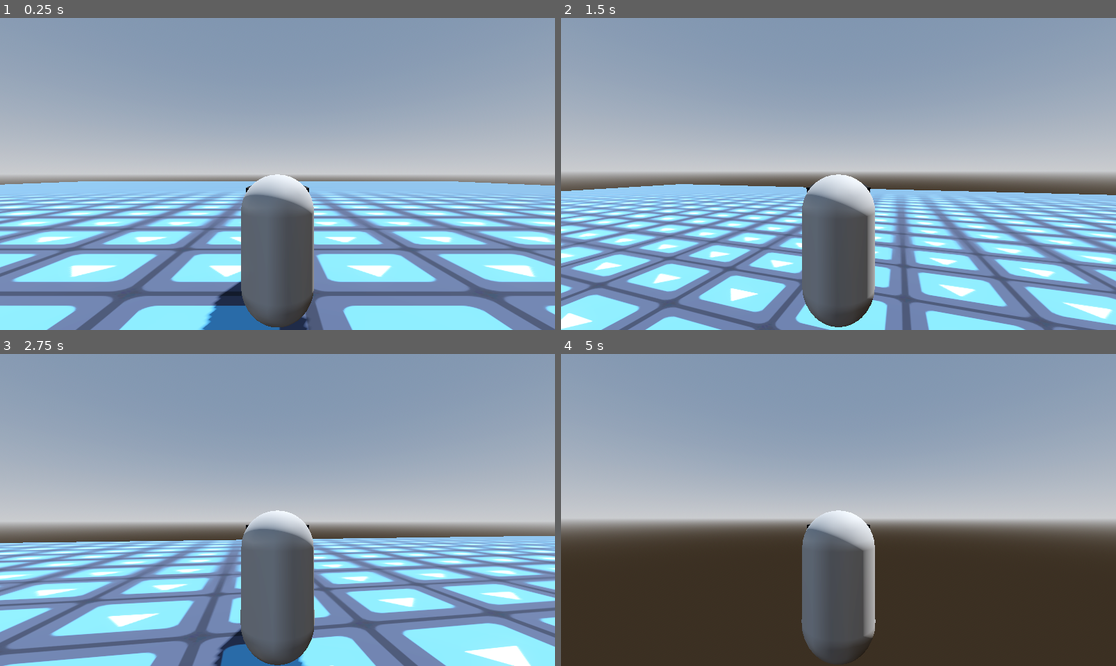
Above: before the commit, frames 1-4 (two rows, left to right).
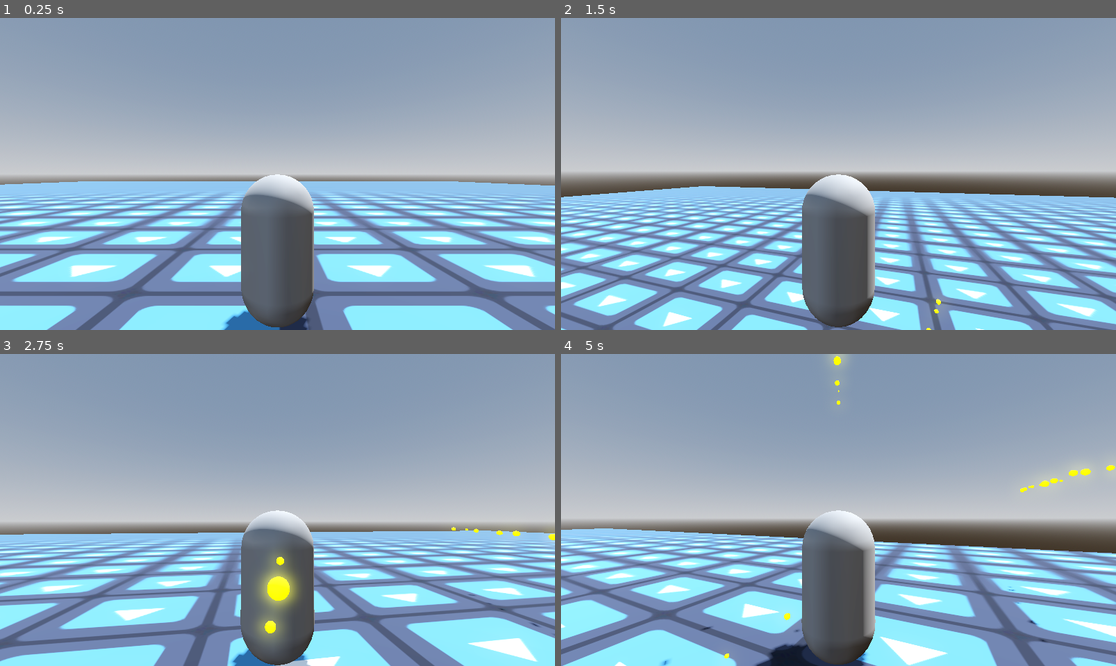
Above: after the commit, the same moments.

Repository: Feastgem/Game_game
Game: Godot game, scene res://assets/scenes/world.tscn
Two runs of this game, one before a commit and one after it. Both use one fixed random seed, a clock stepped at 60 frames per second and the inputs below. The engine's default icon, where the game draws it, is replaced by a stand-in: a white triangle on a blue panel in a dark square.
Inputs (mouse positions are in pixels of both pictures, inside the frame that each line leads up to):
- Up to frame 1 (0.25 s): no input
- Up to frame 2 (1.5 s): tap Enter (ui_accept) at 0.5 s; move the mouse to (866, 174) at 0.52 s; hold W (up) from 0.53 s (still down); click (866, 174) at 0.6 s; tap Space (jump) at 0.77, 1.07 s; tap F (fly, bound only after the commit) at 0.8, 1.35 s; move the mouse to (810, 174) at 1.27 s
- Up to frame 3 (2.75 s): keep holding W (up); tap Space (jump) at 1.52, 1.55, 1.82 s; move the mouse to (288, 503) at 2.02 s; hold Space (jump) from 2.03 s (still down); click (288, 503) at 2.3 s
- Up to frame 4 (5 s): keep holding W (up); move the mouse to (832, 516) at 2.77 s; release Space (jump) at 2.78 s; click (832, 516) at 2.85 s; tap Space (jump) at 3.02, 3.32, 4.52, 4.82 s; tap F (fly, bound only after the commit) at 3.05, 3.6 s; move the mouse to (877, 513) at 3.52 s; hold Space (jump) 3.53-4.28 s; move the mouse to (794, 506) at 4.27 s; click (794, 506) at 4.35 s

The runs differ from the first frame. In frame 1, 0.7% of the frame differs, in the area x 36-56%, y 53-100%; in frame 2, 25%; in frame 3, 23%; in frame 4, 36%, in the area x 0-100%, y 0-100%.

Commit message:
v2

Diff:
--- /dev/null
+++ b/game-project/assets/scenes/bullet.tscn
@@ -0,0 +1,85 @@
+[gd_scene format=3 uid="uid://trplquwuqvck"]
+
+[ext_resource type="Script" uid="uid://e34jikpubmxt" path="res://assets/scripts/bullet.gd" id="1_8hx1n"]
+[ext_resource type="Script" uid="uid://dtfk5118tmaxd" path="res://assets/scripts/states/Hitbox.gd" id="2_0t1ha"]
+
+[sub_resource type="SphereShape3D" id="SphereShape3D_w7fbq"]
+radius = 0.01
+
+[sub_resource type="StandardMaterial3D" id="StandardMaterial3D_vmqvy"]
+albedo_color = Color(1, 0.7058824, 0.16078432, 1)
+emission_enabled = true
+emission = Color(1, 0.654902, 0, 1)
+emission_energy_multiplier = 5.0
+
+[sub_resource type="SphereMesh" id="SphereMesh_gbu34"]
+material = SubResource("StandardMaterial3D_vmqvy")
+radius = 0.05
+height = 0.1
+
+[sub_resource type="SphereShape3D" id="SphereShape3D_2axtw"]
+radius = 0.05
+
+[sub_resource type="Gradient" id="Gradient_8hx1n"]
+offsets = PackedFloat32Array(0, 0.30769232, 0.7692308, 1)
+colors = PackedColorArray(1, 0.9882353, 0, 1, 1, 0.6509804, 0.043137256, 1, 1, 0.41568628, 0, 1, 0, 0, 0, 1)
+
+[sub_resource type="GradientTexture1D" id="GradientTexture1D_0t1ha"]
+gradient = SubResource("Gradient_8hx1n")
+
+[sub_resource type="Curve" id="Curve_r60kj"]
+_data = [Vector2(0, 0.68539333), 0.0, 0.0, 0, 0, Vector2(0.3076923, 1), 0.0, 0.0, 0, 0, Vector2(1, 0.30337083), 0.0, 0.0, 0, 0]
+point_count = 3
+
+[sub_resource type="CurveTexture" id="CurveTexture_qf0yw"]
+curve = SubResource("Curve_r60kj")
+
+[sub_resource type="ParticleProcessMaterial" id="ParticleProcessMaterial_0r4bi"]
+lifetime_randomness = 0.28
+emission_shape = 1
+emission_sphere_radius = 0.05
+gravity = Vector3(0, -0.05, 0)
+scale_min = 5.0
+scale_max = 20.0
+scale_curve = SubResource("CurveTexture_qf0yw")
+color_ramp = SubResource("GradientTexture1D_0t1ha")
+
+[sub_resource type="StandardMaterial3D" id="StandardMaterial3D_pacmr"]
+vertex_color_use_as_albedo = true
+albedo_color = Color(1, 0.63529414, 0.03137255, 1)
+emission_enabled = true
+emission = Color(1, 0.6745098, 0, 1)
+emission_energy_multiplier = 16.0
+
+[sub_resource type="SphereMesh" id="SphereMesh_x0qvn"]
+material = SubResource("StandardMaterial3D_pacmr")
+radius = 0.004
+height = 0.008
+
+[node name="bullet" type="CharacterBody3D" unique_id=355957662]
+transform = Transform3D(50, 0, 0, 0, 50, 0, 0, 0, 50, 0, 0, 0)
+script = ExtResource("1_8hx1n")
+metadata/_custom_type_script = "uid://e34jikpubmxt"
+
+[node name="CollisionShape3D" type="CollisionShape3D" parent="." unique_id=164755811]
+shape = SubResource("SphereShape3D_w7fbq")
+
+[node name="MeshInstance3D" type="MeshInstance3D" parent="." unique_id=740935205]
+mesh = SubResource("SphereMesh_gbu34")
+
+[node name="Timer" type="Timer" parent="." unique_id=1908174567]
+
+[node name="Hitbox" type="Area3D" parent="." unique_id=1766820347]
+script = ExtResource("2_0t1ha")
+metadata/_custom_type_script = "uid://dtfk5118tmaxd"
+
+[node name="CollisionShape3D" type="CollisionShape3D" parent="Hitbox" unique_id=1406946037]
+shape = SubResource("SphereShape3D_2axtw")
+
+[node name="GPUParticles3D" type="GPUParticles3D" parent="." unique_id=660763020]
+amount = 20
+amount_ratio = 0.95
+process_material = SubResource("ParticleProcessMaterial_0r4bi")
+draw_pass_1 = SubResource("SphereMesh_x0qvn")
+
+[connection signal="timeout" from="Timer" to="." method="_on_timer_timeout"]
--- a/game-project/assets/scenes/enemy.tscn
+++ b/game-project/assets/scenes/enemy.tscn
@@ -1,6 +1,6 @@
 [gd_scene format=3 uid="uid://bssv6xclk5u2k"]
 
-[ext_resource type="Script" uid="uid://dtfk5118tmaxd" path="res://assets/scripts/Hitbox.gd" id="1_kvq5h"]
+[ext_resource type="Script" uid="uid://dtfk5118tmaxd" path="res://assets/scripts/states/Hitbox.gd" id="1_kvq5h"]
 
 [sub_resource type="SphereMesh" id="SphereMesh_55kjn"]
 
@@ -18,6 +18,7 @@
 
 [node name="Hitbox" type="Area3D" parent="." unique_id=550414875]
 script = ExtResource("1_kvq5h")
+damage = 50
 metadata/_custom_type_script = "uid://dtfk5118tmaxd"
 
 [node name="CollisionShape3D" type="CollisionShape3D" parent="Hitbox" unique_id=1953045493]
--- a/game-project/assets/scenes/player.tscn
+++ b/game-project/assets/scenes/player.tscn
@@ -1,13 +1,15 @@
 [gd_scene format=3 uid="uid://cpn80hpg21jkk"]
 
-[ext_resource type="Script" uid="uid://cqpue58lau50l" path="res://assets/scripts/player.gd" id="1_14505"]
-[ext_resource type="Script" uid="uid://bi4f4nse41hd6" path="res://assets/scripts/Health.gd" id="1_rwm0n"]
-[ext_resource type="Script" uid="uid://6337rh4p2bdt" path="res://assets/scripts/state_machine.gd" id="3_4wcc8"]
-[ext_resource type="Script" uid="uid://kamw1iyv1d4l" path="res://assets/scripts/Hurtbox.gd" id="3_14505"]
-[ext_resource type="Script" uid="uid://6olhrquouxvp" path="res://assets/scripts/player/walk_state_player.gd" id="4_8sknh"]
-[ext_resource type="Script" uid="uid://dl70g12wucp8h" path="res://assets/scripts/player/jump_state_player.gd" id="5_0hrit"]
-[ext_resource type="Script" uid="uid://byxn5gknwhq38" path="res://assets/scripts/player/idle_state_player.gd" id="6_o5c66"]
-[ext_resource type="Script" uid="uid://c1k6oixh0sjhb" path="res://assets/scripts/player/dead_player.gd" id="7_tc801"]
+[ext_resource type="Script" uid="uid://cqpue58lau50l" path="res://assets/scripts/states/player.gd" id="1_14505"]
+[ext_resource type="Script" uid="uid://bi4f4nse41hd6" path="res://assets/scripts/states/Health.gd" id="1_rwm0n"]
+[ext_resource type="Script" uid="uid://kamw1iyv1d4l" path="res://assets/scripts/states/Hurtbox.gd" id="3_14505"]
+[ext_resource type="Script" uid="uid://b558jlrvpt1vh" path="res://assets/scripts/states/state_machine.gd" id="4_o5c66"]
+[ext_resource type="Script" uid="uid://c1k6oixh0sjhb" path="res://assets/scripts/states/player/dead_player.gd" id="5_tc801"]
+[ext_resource type="Script" uid="uid://6olhrquouxvp" path="res://assets/scripts/states/player/walk_state_player.gd" id="6_60g6h"]
+[ext_resource type="Script" uid="uid://dl70g12wucp8h" path="res://assets/scripts/states/player/jump_state_player.gd" id="7_hrrj1"]
+[ext_resource type="Script" uid="uid://byxn5gknwhq38" path="res://assets/scripts/states/player/idle_state_player.gd" id="8_c6vv5"]
+[ext_resource type="Script" uid="uid://ifdc1am7f1qr" path="res://assets/scripts/states/player/fly_player.gd" id="9_60g6h"]
+[ext_resource type="Script" uid="uid://d0vs35kgpu6cw" path="res://assets/scripts/states/player/fall_player.gd" id="10_hrrj1"]
 
 [sub_resource type="CapsuleMesh" id="CapsuleMesh_ysycn"]
 
@@ -22,6 +24,108 @@
 radius = 0.7
 height = 2.2
 
+[sub_resource type="Animation" id="Animation_60g6h"]
+length = 0.001
+tracks/0/type = "value"
+tracks/0/imported = false
+tracks/0/enabled = true
+tracks/0/path = NodePath("camera pivot/camera:position")
+tracks/0/interp = 1
+tracks/0/loop_wrap = true
+tracks/0/keys = {
+"times": PackedFloat32Array(0),
+"transitions": PackedFloat32Array(1),
+"update": 0,
+"values": [Vector3(0, 1.0063038, 2.822686)]
+}
+tracks/1/type = "value"
+tracks/1/imported = false
+tracks/1/enabled = true
+tracks/1/path = NodePath("MeshInstance3D:visible")
+tracks/1/interp = 1
+tracks/1/loop_wrap = true
+tracks/1/keys = {
+"times": PackedFloat32Array(0),
+"transitions": PackedFloat32Array(1),
+"update": 1,
+"values": [true]
+}
+tracks/2/type = "value"
+tracks/2/imported = false
+tracks/2/enabled = true
+tracks/2/path = NodePath("MeshInstance3D/MeshInstance3D:visible")
+tracks/2/interp = 1
+tracks/2/loop_wrap = true
+tracks/2/keys = {
+"times": PackedFloat32Array(0),
+"transitions": PackedFloat32Array(1),
+"update": 1,
+"values": [true]
+}
+
+[sub_resource type="Animation" id="Animation_hrrj1"]
+resource_name = "dead"
+tracks/0/type = "value"
+tracks/0/imported = false
+tracks/0/enabled = true
+tracks/0/path = NodePath("MeshInstance3D:visible")
+tracks/0/interp = 1
+tracks/0/loop_wrap = true
+tracks/0/keys = {
+"times": PackedFloat32Array(0, 1),
+"transitions": PackedFloat32Array(1, 1),
+"update": 1,
+"values": [true, false]
+}
+tracks/1/type = "value"
+tracks/1/imported = false
+tracks/1/enabled = true
+tracks/1/path = NodePath("MeshInstance3D/MeshInstance3D:visible")
+tracks/1/interp = 1
+tracks/1/loop_wrap = true
+tracks/1/keys = {
+"times": PackedFloat32Array(0, 1),
+"transitions": PackedFloat32Array(1, 1),
+"update": 1,
+"values": [true, false]
+}
+
+[sub_resource type="Animation" id="Animation_c6vv5"]
+resource_name = "fly"
+
+[sub_resource type="Animation" id="Animation_nh07x"]
+resource_name = "idle"
+length = 5.0
+loop_mode = 1
+tracks/0/type = "value"
+tracks/0/imported = false
+tracks/0/enabled = true
+tracks/0/path = NodePath("camera pivot/camera:position")
+tracks/0/interp = 1
+tracks/0/loop_wrap = true
+tracks/0/keys = {
+"times": PackedFloat32Array(0.0009999999, 2.5, 5),
+"transitions": PackedFloat32Array(1, 1, 1),
+"update": 0,
+"values": [Vector3(0, 1.0063038, 2.822686), Vector3(0, 1.1751437, 2.822686), Vector3(0, 1.0063038, 2.822686)]
+}
+
+[sub_resource type="Animation" id="Animation_00pic"]
+resource_name = "jump"
+
+[sub_resource type="Animation" id="Animation_0bskb"]
+resource_name = "walk"
+
+[sub_resource type="AnimationLibrary" id="AnimationLibrary_1dmvh"]
+_data = {
+&"RESET": SubResource("Animation_60g6h"),
+&"dead": SubResource("Animation_hrrj1"),
+&"fly": SubResource("Animation_c6vv5"),
+&"idle": SubResource("Animation_nh07x"),
+&"jump": SubResource("Animation_00pic"),
+&"walk": SubResource("Animation_0bskb")
+}
+
 [node name="CharacterBody3D" type="CharacterBody3D" unique_id=280842506]
 script = ExtResource("1_14505")
 speed = 7.5
@@ -31,7 +135,7 @@
 mesh = SubResource("CapsuleMesh_ysycn")
 
 [node name="MeshInstance3D" type="MeshInstance3D" parent="MeshInstance3D" unique_id=841541806]
-transform = Transform3D(1, 0, 0, 0, 1, 0, 0, 0, 1, 0, 0.28721213, -0.86917484)
+transform = Transform3D(0.6424316, 0, 0, 0, 0.23337944, 0, 0, 0, 0.25355354, 0, 0.28721213, -0.48543406)
 mesh = SubResource("BoxMesh_o5c66")
 surface_material_override/0 = SubResource("StandardMaterial3D_tc801")
 
@@ -47,6 +151,9 @@
 [node name="camera" type="Camera3D" parent="camera pivot" unique_id=115123206]
 transform = Transform3D(1, 0, 0, 0, 1, 0, 0, 0, 1, 0, 1.0063038, 2.822686)
 
+[node name="Node3D" type="Node3D" parent="camera pivot" unique_id=178311008]
+transform = Transform3D(1, 0, 0, 0, 1, 0, 0, 0, 1, 0, 0.28772894, -0.87562037)
+
 [node name="Hurtbox" type="Area3D" parent="." unique_id=1781574713]
 script = ExtResource("3_14505")
 metadata/_custom_type_script = "uid://kamw1iyv1d4l"
@@ -54,26 +161,37 @@
 [node name="CollisionPolygon3D" type="CollisionShape3D" parent="Hurtbox" unique_id=1565200295]
 shape = SubResource("CapsuleShape3D_4wcc8")
 
-[node name="state_machine" type="Node" parent="." unique_id=1746005948 node_paths=PackedStringArray("init_state")]
-script = ExtResource("3_4wcc8")
+[node name="state_machine" type="Node" parent="." unique_id=217374526 node_paths=PackedStringArray("init_state")]
+script = ExtResource("4_o5c66")
 init_state = NodePath("idle_player")
-metadata/_custom_type_script = "uid://6337rh4p2bdt"
+metadata/_custom_type_script = "uid://b558jlrvpt1vh"
 
-[node name="player_walk" type="Node" parent="state_machine" unique_id=115020291]
-script = ExtResource("4_8sknh")
+[node name="dead_player" type="Node" parent="state_machine" unique_id=1598962536]
+script = ExtResource("5_tc801")
+metadata/_custom_type_script = "uid://c1k6oixh0sjhb"
+
+[node name="player_walk" type="Node" parent="state_machine" unique_id=283449493]
+script = ExtResource("6_60g6h")
 metadata/_custom_type_script = "uid://6olhrquouxvp"
 
-[node name="jump_player" type="Node" parent="state_machine" unique_id=166158458]
-script = ExtResource("5_0hrit")
+[node name="jump_player" type="Node" parent="state_machine" unique_id=2138335845]
+script = ExtResource("7_hrrj1")
 metadata/_custom_type_script = "uid://dl70g12wucp8h"
 
-[node name="idle_player" type="Node" parent="state_machine" unique_id=1262820385]
-script = ExtResource("6_o5c66")
+[node name="idle_player" type="Node" parent="state_machine" unique_id=727442088]
+script = ExtResource("8_c6vv5")
 metadata/_custom_type_script = "uid://byxn5gknwhq38"
 
-[node name="dead_player" type="Node" parent="state_machine" unique_id=1768822202]
-script = ExtResource("7_tc801")
-metadata/_custom_type_script = "uid://c1k6oixh0sjhb"
+[node name="fly_player" type="Node" parent="state_machine" unique_id=325727896]
+script = ExtResource("9_60g6h")
+metadata/_custom_type_script = "uid://ifdc1am7f1qr"
+
+[node name="fall_player" type="Node" parent="state_machine" unique_id=780526047]
+script = ExtResource("10_hrrj1")
+metadata/_custom_type_script = "uid://d0vs35kgpu6cw"
+
+[node name="AnimationPlayer" type="AnimationPlayer" parent="." unique_id=1305656851]
+libraries/ = SubResource("AnimationLibrary_1dmvh")
 
 [connection signal="health_is_null" from="Health" to="state_machine" method="_on_health_health_is_null"]
 [connection signal="hit_taken" from="Hurtbox" to="Health" method="_on_hurtbox_hit_taken"]
--- /dev/null
+++ b/game-project/assets/scripts/bullet.gd
@@ -0,0 +1,9 @@
+extends CharacterBody3D
+class_name bullet
+
+var speed=10
+func _process(delta):
+	position += transform.basis * Vector3(0,0,-speed) * delta
+
+func _on_timer_timeout() -> void:
+	queue_free()
--- /dev/null
+++ b/game-project/assets/scripts/states/Health.gd
@@ -0,0 +1,29 @@
+class_name Health
+extends Node
+
+signal health_changed
+signal health_is_null
+
+@export var max_health: int = 100
+var health: int : set = set_health , get = get_health
+
+func _ready() -> void:
+	set_health(max_health)
+
+func set_health(value: int):
+	if value<= max_health:
+		health = value
+		health = clampi(value, 0 , max_health)
+		health_changed.emit(health)
+	if health <=0:
+		health_is_null.emit()
+	print(health)
+
+
+func get_health():
+	return health
+
+
+func _on_hurtbox_hit_taken(value: int) -> void:
+	var _damage: int = health - value
+	set_health(_damage)
--- /dev/null
+++ b/game-project/assets/scripts/states/Hitbox.gd
@@ -0,0 +1,4 @@
+class_name Hitbox
+extends Area3D
+
+@export var damage: int = 10
--- /dev/null
+++ b/game-project/assets/scripts/states/Hurtbox.gd
@@ -0,0 +1,11 @@
+class_name Hurtbox
+extends Area3D
+
+signal hit_taken
+func _ready() -> void:
+	connect("area_entered", _on_area_entered)
+
+func _on_area_entered(hitbox: Hitbox):
+	if hitbox != null:
+		var _damage: int = hitbox.damage
+		hit_taken.emit(_damage)
--- /dev/null
+++ b/game-project/assets/scripts/states/player.gd
@@ -0,0 +1,32 @@
+extends CharacterBody3D
+@onready var camera_pivot: Node3D = $"camera pivot"
+@export var camera_sensitvity: float = 0.005
+@export var speed :float = 20
+@export var jump: float = 10
+@onready var animation_player: AnimationPlayer = $AnimationPlayer
+@onready var bullet_spawn: Node3D = $"camera pivot/Node3D"
+var Bullet = load("res://assets/scenes/bullet.tscn")
+var flight: bool = false
+var direction : Vector3
+func _ready() -> void:
+	Input.set_mouse_mode(Input.MOUSE_MODE_CAPTURED)
+func _physics_process(delta: float) -> void:
+	if not is_on_floor() and not flight:
+		velocity.y -= 9.8 * delta
+	if Input.is_action_just_pressed("quit"):
+		get_tree().quit()
+	var input_dir : = Input.get_vector("left", "right", "up", "down")
+	var direction_u := (transform.basis * Vector3(input_dir.x, 0, input_dir.y)).normalized()
+	direction = direction_u
+	move_and_slide()
+	if Input.is_action_just_pressed("click"):
+		print('att')
+		var instance= Bullet.instantiate()
+		instance.position=bullet_spawn.global_position
+		instance.transform.basis=bullet_spawn.global_transform.basis
+		get_parent().add_child(instance)
+func _unhandled_input(event: InputEvent) -> void:
+	if event is InputEventMouseMotion:
+		rotation.y -= event.relative.x * camera_sensitvity
+		camera_pivot.rotation.x -= event.relative.y * camera_sensitvity
+		camera_pivot.rotation.x = clamp(camera_pivot.rotation.x, -PI/2, PI/4)
--- /dev/null
+++ b/game-project/assets/scripts/states/player/dead_player.gd
@@ -0,0 +1,10 @@
+extends state
+
+class_name dead_player
+
+func enter_state():
+	print("entering death")
+	var character = statemachine.get_parent()
+	character.velocity.x =0
+	character.velocity.z = 0
+	character.animation_player.play('dead')
--- /dev/null
+++ b/game-project/assets/scripts/states/player/fall_player.gd
@@ -0,0 +1,21 @@
+extends state
+class_name fall_player
+
+func enter_state():
+	print("falling")
+
+func physics_update(delta: float):
+	var character = statemachine.get_parent()
+	if character.direction:
+		character.velocity.x = character.direction.x * character.speed
+		character.velocity.z = character.direction.z * character.speed
+	else:
+		character.velocity.x = move_toward(character.velocity.x, 0, character.speed)
+		character.velocity.z = move_toward(character.velocity.z, 0, character.speed)
+	if character.is_on_floor() and character.velocity.y >= 0:
+		if character.direction:
+			statemachine.change_state('player_walk')
+		else:
+			statemachine.change_state('idle_player')
+	if Input.is_action_just_pressed("fly"):
+		statemachine.change_state('fly_player')
--- /dev/null
+++ b/game-project/assets/scripts/states/player/fly_player.gd
@@ -0,0 +1,36 @@
+extends state
+class_name fly_player
+var time:bool
+var dir : bool
+func enter_state():
+	print('fly')
+	var character = statemachine.get_parent()
+	character.velocity.y += 50
+	character.flight = true
+	time = true
+
+func physics_update(delta: float):
+	var character = statemachine.get_parent()
+	if Input.is_action_pressed("jump"):
+		character.velocity.y = character.jump
+		dir = true
+
+	else:character.velocity.y = move_toward(character.velocity.y, 0, 5)
+	if character.direction:
+		character.velocity.x = character.direction.x * character.speed
+		character.velocity.z = character.direction.z * character.speed
+	else:
+		character.velocity.x = move_toward(character.velocity.x, 0, character.speed)
+		character.velocity.z = move_toward(character.velocity.z, 0, character.speed)
+	if Input.is_action_pressed("fly_down"):
+		character.velocity.y = -character.jump
+		dir = true
+	if Input.is_action_just_pressed("fly") and not time:
+		character.flight = false
+		if not character.is_on_floor:
+			if character.direction:
+				statemachine.change_state('player_walk')
+			else:
+				statemachine.change_state('idle_player')
+		else: statemachine.change_state('fall_player')
+	time = false
--- /dev/null
+++ b/game-project/assets/scripts/states/player/idle_state_player.gd
@@ -0,0 +1,13 @@
+extends state
+
+class_name idle_player
+func enter_state():
+	print('entering idle')
+func handle_input(event: InputEvent):
+	if Input.is_action_pressed("up") or Input.is_action_pressed("down") or Input.is_action_pressed("left") or Input.is_action_pressed("right"):
+		statemachine.change_state("player_walk")
+
+	if Input.is_action_just_pressed("jump"):
+		statemachine.change_state("jump_player")
+	if Input.is_action_just_pressed("fly"):
+		statemachine.change_state('fly_player')
--- /dev/null
+++ b/game-project/assets/scripts/states/player/jump_state_player.gd
@@ -0,0 +1,31 @@
+extends state
+
+class_name jump_player
+
+
+func enter_state():
+	print('entering jump')
+	var character = statemachine.get_parent()
+	if character.is_on_floor():
+		print(character.jump)
+		character.velocity.y = character.jump
+
+
+func physics_update(delta: float):
+	var character = statemachine.get_parent()
+	if Input.is_action_just_pressed("fly"):
+		statemachine.change_state('fly_player')
+	if character.direction:
+		character.velocity.x = character.direction.x * character.speed
+		character.velocity.z = character.direction.z * character.speed
+	else:
+		character.velocity.x = move_toward(character.velocity.x, 0, character.speed)
+		character.velocity.z = move_toward(character.velocity.z, 0, character.speed)
+	character.move_and_slide()
+	if character.is_on_floor() and character.velocity.y >= 0:
+		if character.direction:
+			statemachine.change_state('player_walk')
+		else:
+			statemachine.change_state('idle_player')
+	if character.velocity.y < 0:
+		statemachine.change_state('fall_player')
--- /dev/null
+++ b/game-project/assets/scripts/states/player/walk_state_player.gd
@@ -0,0 +1,25 @@
+class_name player_walk
+extends state
+
+
+
+func enter_state():
+	print("entering walking")
+func _ready() -> void:
+	pass
+
+func physics_update(delta: float):
+	var character = statemachine.get_parent()
+	var dir = 0
+	if Input.is_action_just_pressed("fly"):
+		statemachine.change_state('fly_player')
+	if character.direction:
+		character.velocity.x = character.direction.x * character.speed
+		character.velocity.z = character.direction.z * character.speed
+	else:
+		character.velocity.x = move_toward(character.velocity.x, 0, character.speed)
+		character.velocity.z = move_toward(character.velocity.z, 0, character.speed)
+		statemachine.change_state("idle_player")
+	if Input.is_action_just_pressed("jump"):
+		statemachine.change_state("jump_player")
+	character.move_and_slide()
--- /dev/null
+++ b/game-project/assets/scripts/states/state.gd
@@ -0,0 +1,21 @@
+class_name state
+extends Node
+
+var statemachine: state_machine
+
+
+func exit_state():
+	pass
+
+
+func enter_state():
+	pass
+
+func update(delta: float):
+	pass
+
+func physics_update(delta: float):
+	pass
+
+func handle_input(event: InputEvent):
+	pass
--- /dev/null
+++ b/game-project/assets/scripts/states/state_machine.gd
@@ -0,0 +1,45 @@
+class_name state_machine
+extends Node
+
+@export var init_state:state
+var current_state: state : set = set_state
+var states: Dictionary ={}
+
+func _ready() -> void:
+	for child in get_children():
+		if child is state:
+			states[child.name.to_lower()] = child
+			child.statemachine = self
+			print(child)
+		if init_state:
+			change_state(init_state.name.to_lower())
+
+
+func set_state(State: state):
+	current_state = State
+
+func change_state(State_name: String):
+	if current_state:
+		current_state.exit_state()
+
+	current_state = states.get(State_name.to_lower())
+	if current_state:
+		current_state.enter_state()
+
+func _process(delta: float) -> void:
+	if current_state:
+		current_state.update(delta)
+
+func _physics_process(delta: float) -> void:
+	if current_state:
+		current_state.physics_update(delta)
+
+func _input(event: InputEvent) -> void:
+	if current_state:
+		current_state.handle_input(event)
+
+
+
+
+func _on_health_health_is_null() -> void:
+	change_state('dead_player')
--- a/game-project/project.godot
+++ b/game-project/project.godot
@@ -47,6 +47,21 @@
 "events": [Object(InputEventKey,"resource_local_to_scene":false,"resource_name":"","device":-1,"window_id":0,"alt_press …(191 unchanged characters)…
 ]
 }
+fly={
+"deadzone": 0.2,
+"events": [Object(InputEventKey,"resource_local_to_scene":false,"resource_name":"","device":-1,"window_id":0,"alt_pressed":false,"shift_pressed":false,"ctrl_pressed":false,"meta_pressed":false,"pressed":false,"keycode":0,"physical_keycode":70,"key_label":0,"unicode":102,"location":0,"echo":false,"script":null)
+]
+}
+fly_down={
+"deadzone": 0.2,
+"events": [Object(InputEventKey,"resource_local_to_scene":false,"resource_name":"","device":-1,"window_id":0,"alt_pressed":false,"shift_pressed":false,"ctrl_pressed":false,"meta_pressed":false,"pressed":false,"keycode":0,"physical_keycode":4194325,"key_label":0,"unicode":0,"location":0,"echo":false,"script":null)
+]
+}
+click={
+"deadzone": 0.2,
+"events": [Object(InputEventMouseButton,"resource_local_to_scene":false,"resource_name":"","device":-1,"window_id":0,"alt_pressed":false,"shift_pressed":false,"ctrl_pressed":false,"meta_pressed":false,"button_mask":1,"position":Vector2(186, 16),"global_position":Vector2(195, 64),"factor":1.0,"button_index":1,"canceled":false,"pressed":true,"double_click":true,"script":null)
+]
+}
 
 [physics]
 
Not shown, added: game-project/assets/scripts/bullet.gd.uid
Not shown, added: game-project/assets/scripts/states/Health.gd.uid
Not shown, added: game-project/assets/scripts/states/Hitbox.gd.uid
Not shown, added: game-project/assets/scripts/states/Hurtbox.gd.uid
Not shown, added: game-project/assets/scripts/states/player.gd.uid
Not shown, added: game-project/assets/scripts/states/player/dead_player.gd.uid
Not shown, added: game-project/assets/scripts/states/player/fall_player.gd.uid
Not shown, added: game-project/assets/scripts/states/player/fly_player.gd.uid
Not shown, added: game-project/assets/scripts/states/player/idle_state_player.gd.uid
Not shown, added: game-project/assets/scripts/states/player/jump_state_player.gd.uid
Not shown, added: game-project/assets/scripts/states/player/walk_state_player.gd.uid
Not shown, added: game-project/assets/scripts/states/state.gd.uid
(and 1 more such lines)
